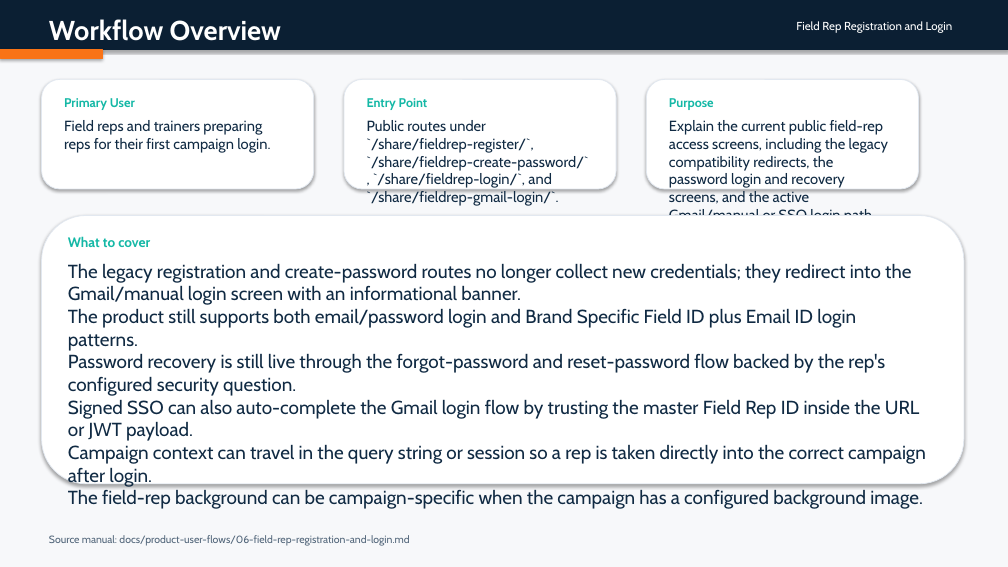
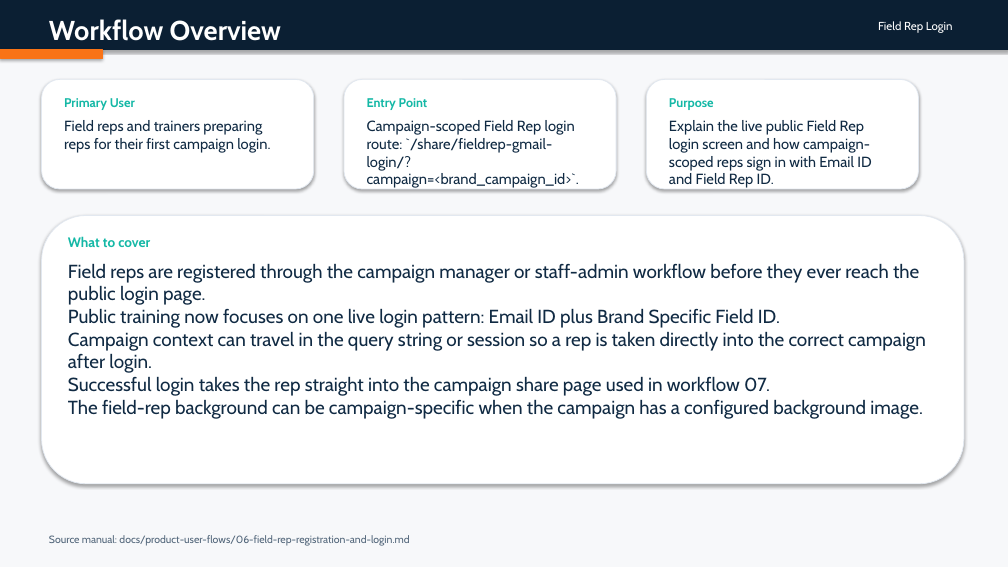
Before and after one commit to admin-masters/inclinic-education-system, a slide deck: slide 2 of output/doc/user-flow-decks/06-field-rep-registration-and-login.pptx. Drawn at 1008x567 pixels with LibreOffice and Linux fonts; fonts in the diff are those of the drawing. Boxes give left, top, right and bottom in pixels: in the first picture for what was removed or moved away, otherwise in the second. Text is boxed around its words. In the diff, an @@ line names an element or a change of style, - is before the commit and + after.

Commit message:
simplify field rep login and doctor addition docs

```diff
--- a/output/doc/user-flow-decks/06-field-rep-registration-and-login.pptx
+++ b/output/doc/user-flow-decks/06-field-rep-registration-and-login.pptx
@@ text at [878, 21, 953, 33]: text changed @@
-Field Rep Registration and Login
+Field Rep Login
@@ text at [367, 120, 579, 188]: text changed @@
-Public routes under `/share/fieldrep-register/`, `/share/fieldrep-create-password/`, `/share/fieldrep-login/`, and `/share/fieldrep-gmail-login/`.
+Campaign-scoped Field Rep login route: `/share/fieldrep-gmail-login/?campaign=<brand_campaign_id>`.
@@ text at [669, 120, 871, 184]: text changed @@
-Explain the current public field-rep access screens, including the legacy compatibility redirects, the password login and recovery screens, and the active Gmail/manual or SSO login path.
+Explain the live public Field Rep login screen and how campaign-scoped reps sign in with Email ID and Field Rep ID.
@@ text at [68, 263, 919, 328]: text changed @@
-The legacy registration and create-password routes no longer collect new credentials; they redirect into the Gmail/manual login screen with an informational banner.
-The product still supports both email/password login and Brand Specific Field ID plus Email ID login patterns.
-Password recovery is still live through the forgot-password and reset-password flow backed by the rep's configured security question.
-Signed SSO can also auto-complete the Gmail login flow by trusting the master Field Rep ID inside the URL or JWT payload.
+Field reps are registered through the campaign manager or staff-admin workflow before they ever reach the public login page.
+Public training now focuses on one live login pattern: Email ID plus Brand Specific Field ID.
@@ text at [68, 376, 770, 396]: paragraph added @@
+Successful login takes the rep straight into the campaign share page used in workflow 07.
```
Also in this commit, not shown: 5 other slides changed, 3 slides removed, 23 other files.
